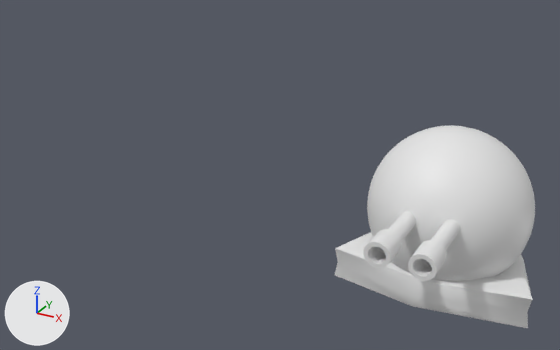
The FBX model Test/Space/Assets/Models/Turret_TwinCannon.FBX: old version first, new version second.
Before and after are seen from a 50 mm lens placed at (0.287, -1.05, 0.602), pointed at (-0.27, -0.038, 0.096). Arrows for +X, +Y and +Z are at lower left; the lights stay in place. Where no turn or scale is listed for an object, it has been applied to the vertices. Vertices at the same position are counted once.

Script lines for the objects in view, before the commit:
```python
ob_ball = bpy.data.objects.new('Ball', me_ball_ncl1_1)
ob_ball.location = (-0.01, 0.041, 0.065)
ob_barrel_left = bpy.data.objects.new('Barrel_Left', me_barrel_left_ncl1_1)
ob_barrel_left.parent = ob_turret_twincannon
ob_barrel_left.location = (0.72, -1.521, 3.105)
ob_barrel_left.rotation_euler = (1.599, 0.0, 0.0)  # degrees (92, 0, 0)
ob_barrel_right = bpy.data.objects.new('Barrel_Right', me_barrel_right_ncl1_1)
ob_barrel_right.parent = ob_turret_twincannon
ob_barrel_right.location = (-0.524, -1.498, 3.088)
ob_barrel_right.rotation_euler = (1.59, 0.0, 0.0)  # degrees (91, 0, 0)
ob_base = bpy.data.objects.new('Base', me_base_ncl1_1)
ob_base.parent = ob_turret_twincannon
ob_base.location = (0.0, 0.606, 0.124)
ob_muzzlepos_left = bpy.data.objects.new('MuzzlePos_Left', me_muzzlepos_left_ncl1_1)
ob_muzzlepos_left.location = (0.027, -0.196, 0.088)
ob_muzzlepos_right = bpy.data.objects.new('MuzzlePos_Right', me_muzzlepos_right_ncl1_1)
ob_muzzlepos_right.location = (-0.037, -0.195, 0.088)
```
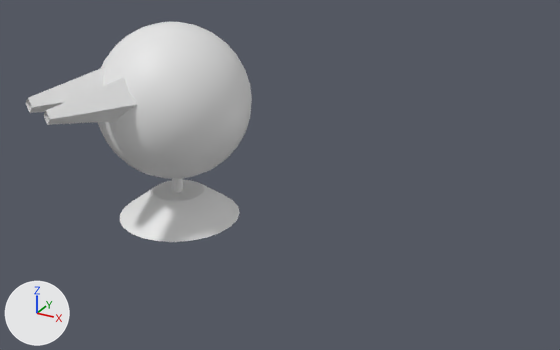
Pixel boxes (x1, y1, x2, y2) of what changed, in the pictures (560 x 350 px):
'Ball', deleted
    before: (367, 126, 535, 281)
'Sphere01', added
    after: (97, 22, 252, 179)
'Base', reshaped, moved, rescaled
    before: (334, 232, 532, 328)
    after: (120, 178, 240, 242)
'Barrel_Left', reshaped, moved, turned, rescaled
    before: (421, 219, 460, 266)
    after: (44, 77, 137, 125)
'Barrel_Right', reshaped, moved, turned, rescaled
    before: (377, 211, 416, 255)
    after: (26, 67, 105, 113)
'MuzzlePos_Left', deleted
    before: (408, 240, 447, 281)
'MuzzlePos_Right', deleted
    before: (363, 229, 402, 268)
part 1 of me_barrel_right_ncl1_1, cut back
    before: (377, 211, 416, 255)
    after: (26, 67, 105, 113)
part 4 of me_barrel_left_ncl1_1, cut back
    before: (421, 219, 460, 266)
    after: (44, 77, 137, 125)

The change, as a diff of the scene's bpy script:
```diff
--- a/Test/Space/Assets/Models/Turret_TwinCannon.FBX.py
+++ b/Test/Space/Assets/Models/Turret_TwinCannon.FBX.py
@@ me_base_ncl1_1 @@
 # used by ob_base; parent = ob_turret_twincannon; location = (0.0, 0.606, 0.124)
-me_base_ncl1_1.from_pydata(...)  # 48 vertices, 96 faces; spans x -3.11..3.11, y -2.57..3.59, z -0.12..1.12
+me_base_ncl1_1.from_pydata(...)  # 252 vertices, 214 faces; spans x -4.36..4.43, y -4.34..4.44, z -0.18..8.8
+# me_base_ncl1_1 part 3: 48 vertices removed from x -3.11..3.11, y -2.57..3.59, z -0.12..1.12; 252 vertices added at x -4.36..4.43, y -4.34..4.44, z -0.18..8.8
@@ me_barrel_right_ncl1_1 @@
 # used by ob_barrel_right; parent = ob_turret_twincannon; location = (-0.524, -1.498, 3.088); rotation_euler = (1.59, 0.0, 0.0), in degrees (91, 0, 0)
-me_barrel_right_ncl1_1.from_pydata(...)  # 216 vertices, 432 faces; spans x -0.25..0.25, y -0.25..0.25, z 0.0..2.12
+me_barrel_right_ncl1_1.from_pydata(...)  # 10 vertices, 12 faces; spans x -1.14..1.14, y -1.1..1.1, z 0.0..5.85
+# me_barrel_right_ncl1_1 part 1: the whole mesh is rebuilt
+# me_barrel_right_ncl1_1 part 2: the surface is now shaded flat
@@ me_barrel_left_ncl1_1 @@
 # used by ob_barrel_left; parent = ob_turret_twincannon; location = (0.72, -1.521, 3.105); rotation_euler = (1.599, 0.0, 0.0), in degrees (92, 0, 0)
-me_barrel_left_ncl1_1.from_pydata(...)  # 216 vertices, 432 faces; spans x -0.25..0.25, y -0.25..0.25, z 0.0..2.12
+me_barrel_left_ncl1_1.from_pydata(...)  # 10 vertices, 12 faces; spans x -1.14..1.14, y -1.1..1.1, z 0.0..6.04
+# me_barrel_left_ncl1_1 part 4: the whole mesh is rebuilt
+# me_barrel_left_ncl1_1 part 5: the surface is now shaded flat
@@ me_sphere01_ncl1_1 @@
+me_sphere01_ncl1_1.from_pydata(...)  # a UV sphere (32 segments, 16 rings, poles along z) spanning x -0.137..0.137, y -0.137..0.137, z -0.137..0.137
@@ ob_muzzlepos_left @@
-ob_muzzlepos_left = bpy.data.objects.new('MuzzlePos_Left', me_muzzlepos_left_ncl1_1)
-ob_muzzlepos_left.location = (0.027, -0.196, 0.088)
@@ ob_base @@
 ob_base = bpy.data.objects.new('Base', me_base_ncl1_1)
-ob_base.parent = ob_turret_twincannon
-ob_base.location = (0.0, 0.606, 0.124)
+ob_base.location = (-0.507, 0.00097, -0.0433)
+ob_base.scale = (0.0254, 0.0254, 0.0254)
@@ ob_muzzlepos_right @@
-ob_muzzlepos_right = bpy.data.objects.new('MuzzlePos_Right', me_muzzlepos_right_ncl1_1)
-ob_muzzlepos_right.location = (-0.037, -0.195, 0.088)
@@ ob_ball @@
-ob_ball = bpy.data.objects.new('Ball', me_ball_ncl1_1)
-ob_ball.location = (-0.01, 0.041, 0.065)
@@ ob_barrel_right @@
 ob_barrel_right = bpy.data.objects.new('Barrel_Right', me_barrel_right_ncl1_1)
-ob_barrel_right.parent = ob_turret_twincannon
-ob_barrel_right.location = (-0.524, -1.498, 3.088)
-ob_barrel_right.rotation_euler = (1.59, 0.0, 0.0)  # degrees (91, 0, 0)
+ob_barrel_right.location = (-0.571, -0.0782, 0.21)
+ob_barrel_right.rotation_euler = (1.568, 2.382, -0.372)  # degrees (90, 136, -21)
+ob_barrel_right.scale = (0.0254, 0.0254, 0.0254)
@@ ob_barrel_left @@
 ob_barrel_left = bpy.data.objects.new('Barrel_Left', me_barrel_left_ncl1_1)
-ob_barrel_left.parent = ob_turret_twincannon
-ob_barrel_left.location = (0.72, -1.521, 3.105)
-ob_barrel_left.rotation_euler = (1.599, 0.0, 0.0)  # degrees (92, 0, 0)
+ob_barrel_left.location = (-0.507, -0.0985, 0.208)
+ob_barrel_left.rotation_euler = (1.567, 2.356, -0.373)  # degrees (90, 135, -21)
+ob_barrel_left.scale = (0.0254, 0.0254, 0.0254)
@@ ob_sphere01 @@
+ob_sphere01 = bpy.data.objects.new('Sphere01', me_sphere01_ncl1_1)
+ob_sphere01.location = (-0.504, 0.001, 0.173)
```
